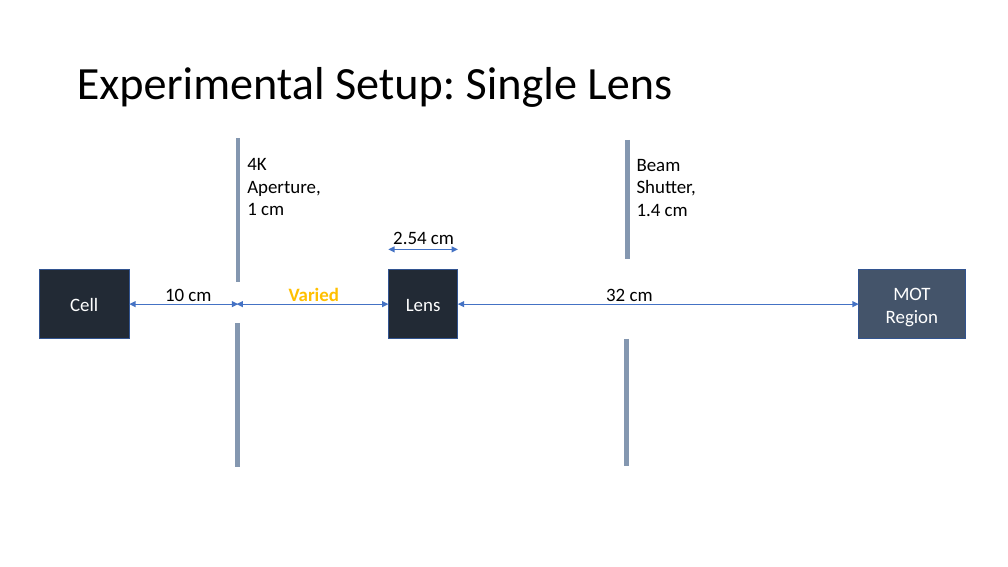
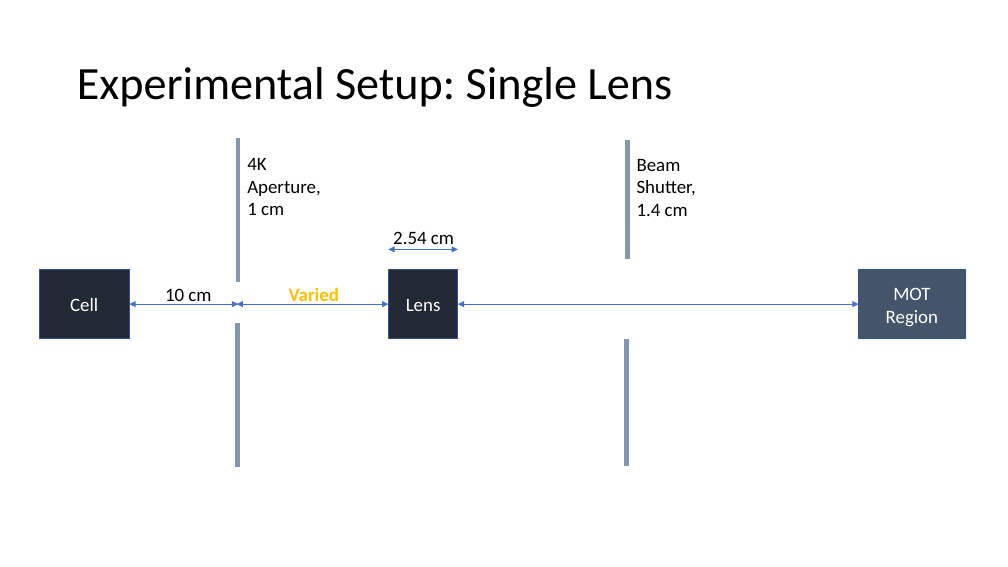
Before and after one commit to Andrew-wi/magnetic_lens, a slide deck: slide 3 of magnetic_lens_monte_carlo/Lens Presentation, Sept 1.pptx (slide 4 before the commit). Drawn at 1008x567 pixels with LibreOffice and Linux fonts; fonts in the diff are those of the drawing. Boxes give left, top, right and bottom in pixels: in the first picture for what was removed or moved away, otherwise in the second. Text is boxed around its words. In the diff, an @@ line names an element or a change of style, - is before the commit and + after.

```diff
--- a/magnetic_lens_monte_carlo/Lens Presentation, Sept 1.pptx
+++ b/magnetic_lens_monte_carlo/Lens Presentation, Sept 1.pptx
@@ text removed at (606, 288, 653, 305) @@
-32 cm
```
Also in this commit, not shown: 4 other slides changed, 2 slides removed, 3 other files.
